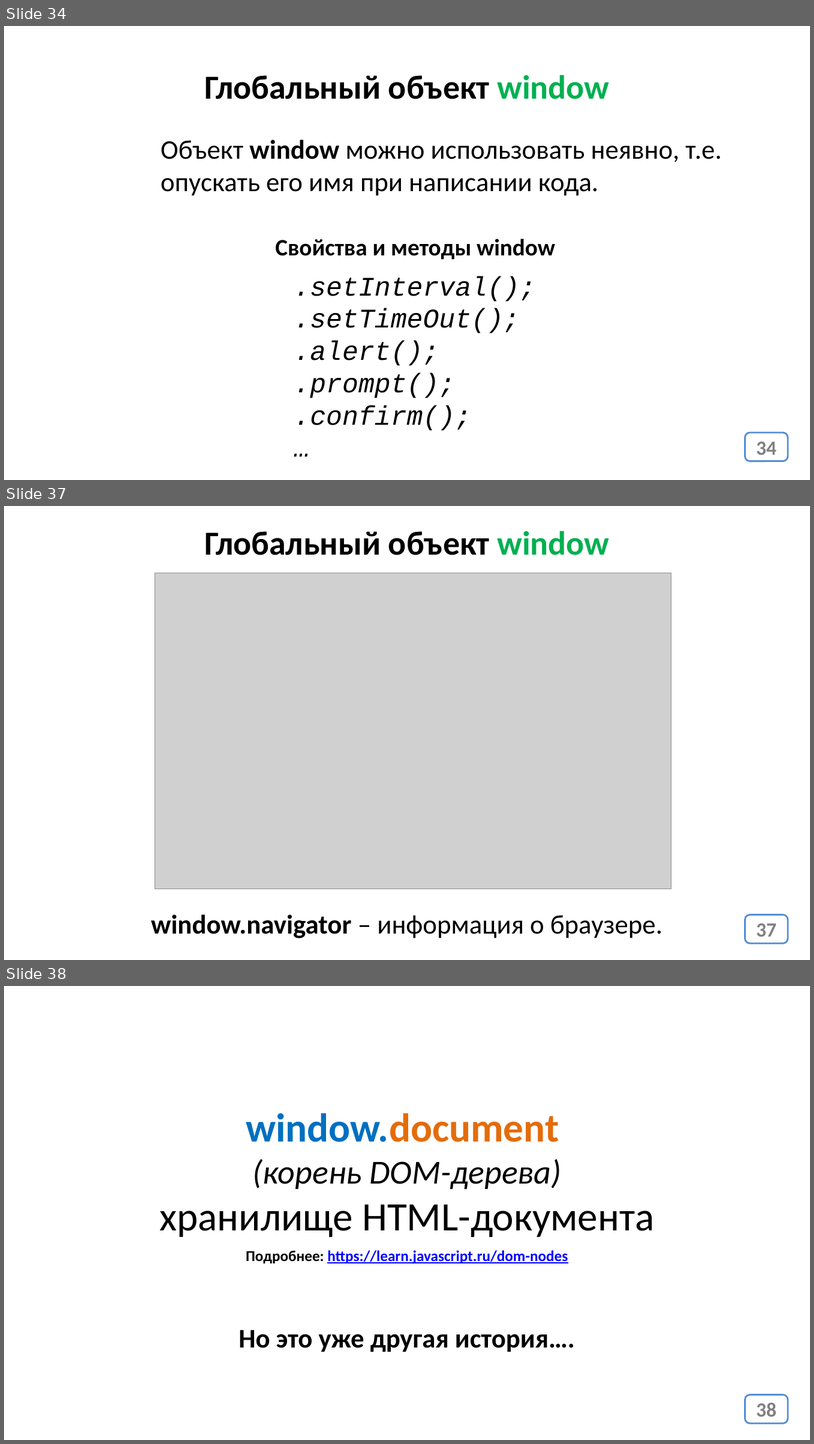
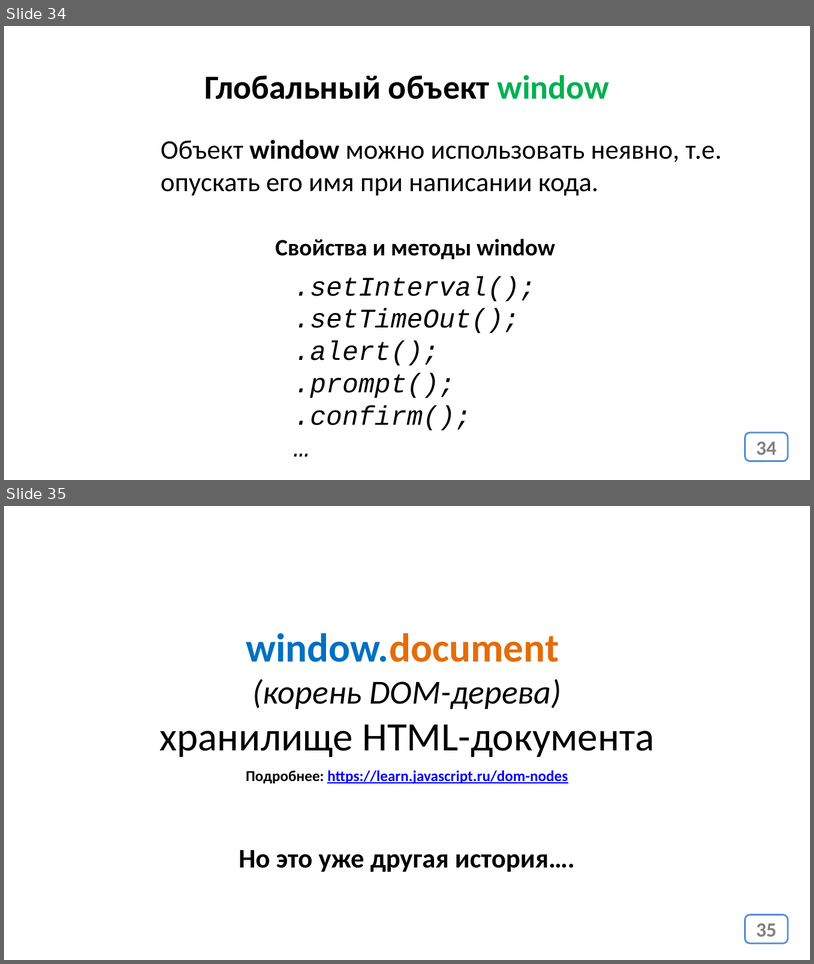
Before and after one commit to js-12-ort-dnipro/lesson05, a slide deck: lesson05.pptx. Shown one above the other, each under a label of ours: slides 34, 37 and 38 before the commit, slides 34 and 35 after it; the slides between them are not shown. The pictures are 814x1444 and 814x964 pixels, drawn with LibreOffice and Linux fonts; fonts in the diff are those of the drawing; grey boxes stand for pictures. Boxes give left, top, right and bottom in pixels: in the first picture for what was removed or moved away, otherwise in the second. Text is boxed around its words. In the diff, an @@ line names an element or a change of style, - is before the commit and + after.

```diff
--- a/lesson05.pptx
+++ b/lesson05.pptx
@@ slide 37 removed at <box>4,506,810,960</box>, background #FFFFFF @@
@@ text removed at <box>204,531,610,555</box> @@
-Глобальный объект window
@@ picture removed at <box>155,573,672,889</box> @@
@@ text removed at <box>151,914,663,938</box> @@
-window.navigator – информация о браузере.
@@ page number removed at <box>746,915,789,943</box> @@
-37
@@ what was slide 38 is now slide 35 @@
@@ page number at <box>756,923,777,936</box>: text changed @@
-38
+35
```
Also in this commit, not shown: 1 slide changed, 2 other slides removed, 1 other file.
